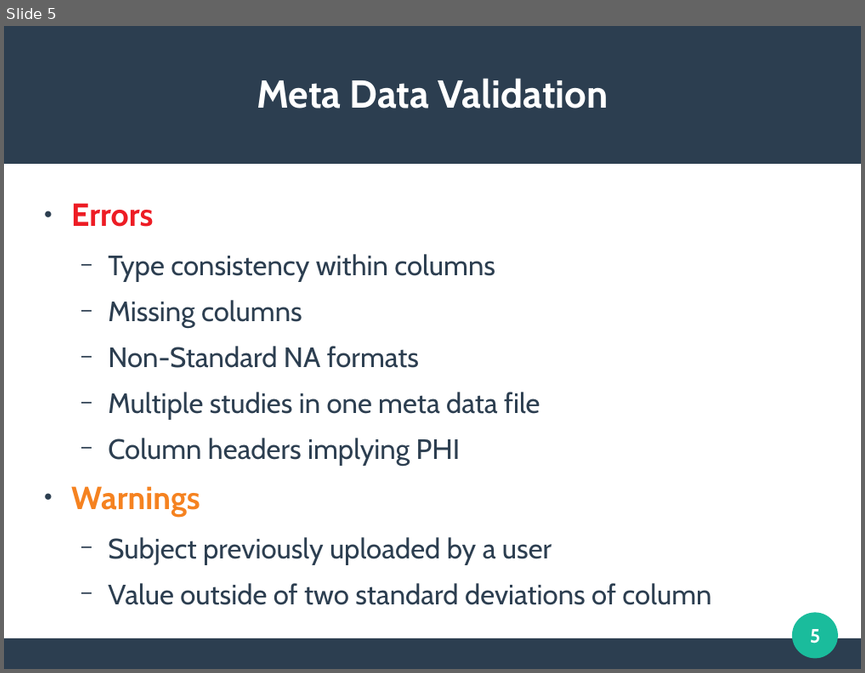
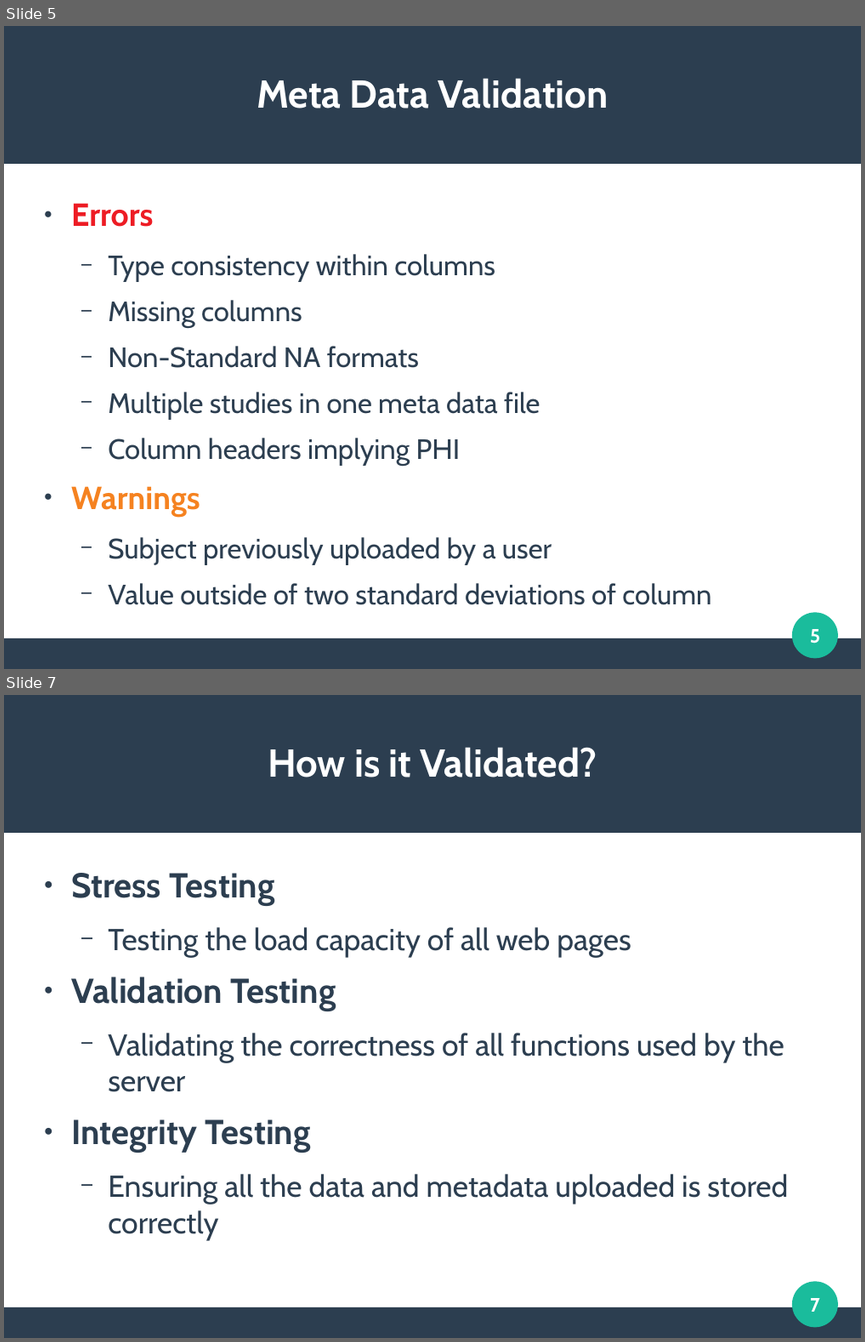
Before and after one commit to clemente-lab/mmeds-meta, a slide deck: sql/mmeds.odp. Shown one above the other, each under a label of ours: slide 5 before the commit, slides 5 and 7 after it; the slides between them are not shown. The pictures are 865x673 and 865x1342 pixels, drawn with LibreOffice and Linux fonts; fonts in the diff are those of the drawing. Boxes give left, top, right and bottom in pixels: in the first picture for what was removed or moved away, otherwise in the second. Text is boxed around its words. In the diff, an @@ line names an element or a change of style, - is before the commit and + after.

```diff
--- a/sql/mmeds.odp
+++ b/sql/mmeds.odp
@@ slide 7 added at (4,695,861,1338), background #FFFFFF; not listed: 3 template elements that a slide beside it also shows @@
@@ title added at (268,747,597,777), 36 pt, text #FFFFFF, bold @@
+How is it Validated?
@@ text added at (71,873,788,1240), 28 pt, text #2C3E50 @@
+● Stress Testing
+  − Testing the load capacity of all web pages
+● Validation Testing
+  − Validating the correctness of all functions used by the server
+● Integrity Testing
+  − Ensuring all the data and metadata uploaded is stored correctly
@@ page number added at (810,1298,820,1311), 18 pt, text #FFFFFF, bold @@
+7
```
Also in this commit, not shown: 4 slides changed, 3 other slides added, 3 slides removed, 5 other files.
